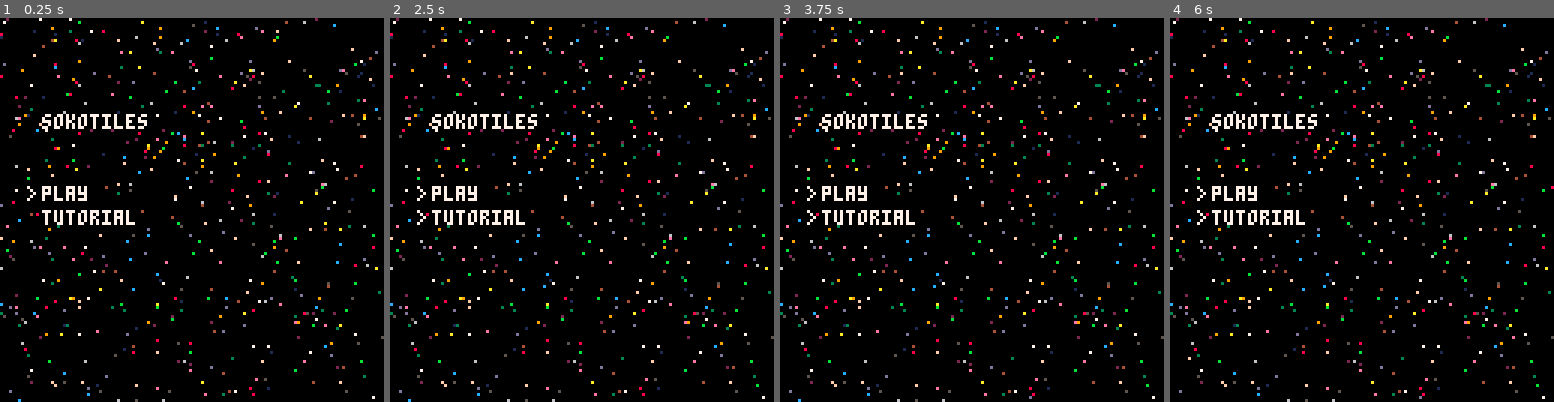
Above: before the commit, frames 1-4 (left to right).
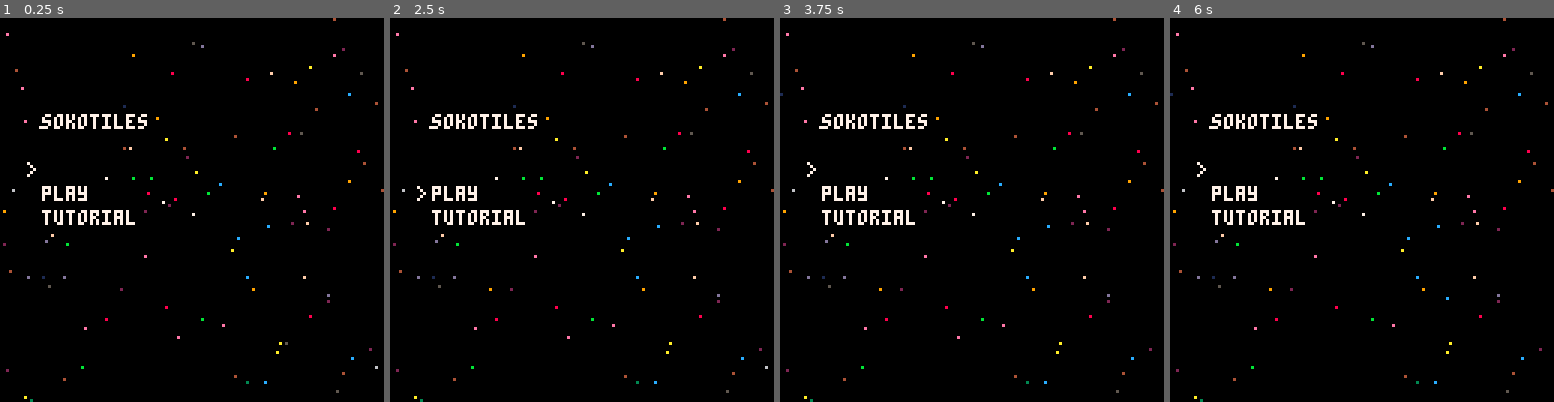
Above: after the commit, the same moments.

Repository: schoblaska/pico-8
Game: PICO-8 cartridge src/sokotiles.p8
The game is run twice, just before and just after one commit, with the same random seed, the same clock (stepped at 60 frames per second) and the same inputs.
Inputs:
- Up to frame 1 (0.25 s): no input
- Up to frame 2 (2.5 s): tap X (X key) at 1.07, 2.07, 2.4 s; hold Left 1.97-2.37 s; hold Down from 2.42 s (still down)
- Up to frame 3 (3.75 s): tap X (X key) every 0.33 s from 2.73 to 3.73 s; release Down at 2.82 s; hold Right 2.87-3.53 s; hold Up from 3.58 s (still down)
- Up to frame 4 (6 s): tap X (X key) every 0.33 s from 4.07 to 5.73 s; release Up at 4.08 s; hold Right 4.13-4.53 s; hold Down 4.58-5.08 s; hold Left 5.13-5.8 s; hold Up from 5.85 s (still down)

The runs differ from the first frame. In frame 1, 3.9% of the frame differs, in the area x 0-100%, y 0-100%; in frame 2, 3.9%; in frame 3, 3.9%; in frame 4, 4.0%.

Commit message:
persist stars

Diff:
--- a/src/sokotiles.p8
+++ b/src/sokotiles.p8
@@ -39,11 +39,11 @@
 
 function _update()
   if scene == "title" then
-    if btnp(2) and title_menu_selection > 1 then
+    if btnp(2) and title_menu_selection > 0 then
       title_menu_selection -= 1
-    elseif btnp(3) and title_menu_selection < 2 then
+    elseif btnp(3) and title_menu_selection < 1 then
       title_menu_selection += 1
-    elseif btnp(6) and title_menu_selection == 1 then
+    elseif btnp(6) and title_menu_selection == 0 then
       set_scene("game")
     end
   elseif scene == "game" then
@@ -64,6 +64,8 @@
 end
 
 function _draw()
+  cls()
+
   if scene == "title" then
     draw_title()
   elseif scene == "game" then
@@ -71,15 +73,10 @@
   end
 end
 
+-- TODO: not necessary?
 function set_scene(new_scene)
   if new_scene == "title" then
-    cls()
-    draw_star_field(2)
-    title_menu_selection = 1
-  elseif new_scene == "game" then
-    cls()
-    draw_star_field(1)
-    cleared_post_win = false
+    title_menu_selection = 0
   end
 
   scene = new_scene
--- a/src/sokotiles/draw.lua
+++ b/src/sokotiles/draw.lua
@@ -1,15 +1,5 @@
 board_buffer = 3
-
-function draw_twinkles()
-  local times = is_won() and 10 or 1
-
-  for i = 1, times do
-    local is_black = rnd(20) < 19
-    local color = is_black and 0 or rnd(15) + 1
-
-    pset(rnd(128), rnd(128), color)
-  end
-end
+stars = {}
 
 function draw_board()
   for x = 1, 9 do
@@ -99,42 +89,49 @@
   sspr(sprite[1], sprite[2], 11, 11, x * 11 + board_buffer, y * 11 + board_buffer)
 end
 
-function draw_star_field(intensity)
-  for i = 1, 300 * intensity do
-    pset(rnd(128), rnd(128), rnd(16))
+function draw_stars(count, twinkle)
+  while #stars < count do
+    add(
+      stars, {
+        x = flr(rnd(128)),
+        y = flr(rnd(128)),
+        color = flr(rnd(15)) + 1
+      }
+    )
+  end
+
+  while #stars > count do
+    del(stars, stars[1])
+  end
+
+  if rnd(30) < twinkle then
+    i = flr(rnd(#stars)) + 1
+    del(stars, stars[i])
+  end
+
+  for star in all(stars) do
+    pset(star.x, star.y, star.color)
   end
 end
 
 function draw_game()
-  if is_won() and not cleared_post_win then
-    cls()
-    cleared_post_win = true
-    rectfill(0, 0, 127, 127, 0)
-    draw_star_field(2)
-  elseif not is_won() and cleared_post_win then
-    cls()
-    draw_star_field(1)
-    cleared_post_win = false
-  end
-
-  draw_twinkles()
-
-  draw_text("sokotiles", 14, 8, 7, 0)
-
-  if not is_won() then
+  if is_won() then
+    draw_stars(200, 2)
+  else
+    draw_stars(100, 1)
     rectfill(board_buffer + 11, board_buffer + 11, board_buffer + 110, board_buffer + 110, 0)
     draw_text("arrows: move", 14, 114, 13, 0)
     draw_text("x: reset", 82, 114, 13, 0)
   end
 
+  draw_text("sokotiles", 14, 8, 7, 0)
   draw_board()
 end
 
 function draw_title()
   local menu_xy = { x = 14, y = 56 }
 
-  draw_twinkles()
-
+  draw_stars(100, 1)
   draw_text("sokotiles", 14, 32, 7, 0)
   draw_text("play", menu_xy.x, menu_xy.y, 7, 0)
   draw_text("tutorial", menu_xy.x, menu_xy.y + 8, 7, 0)
